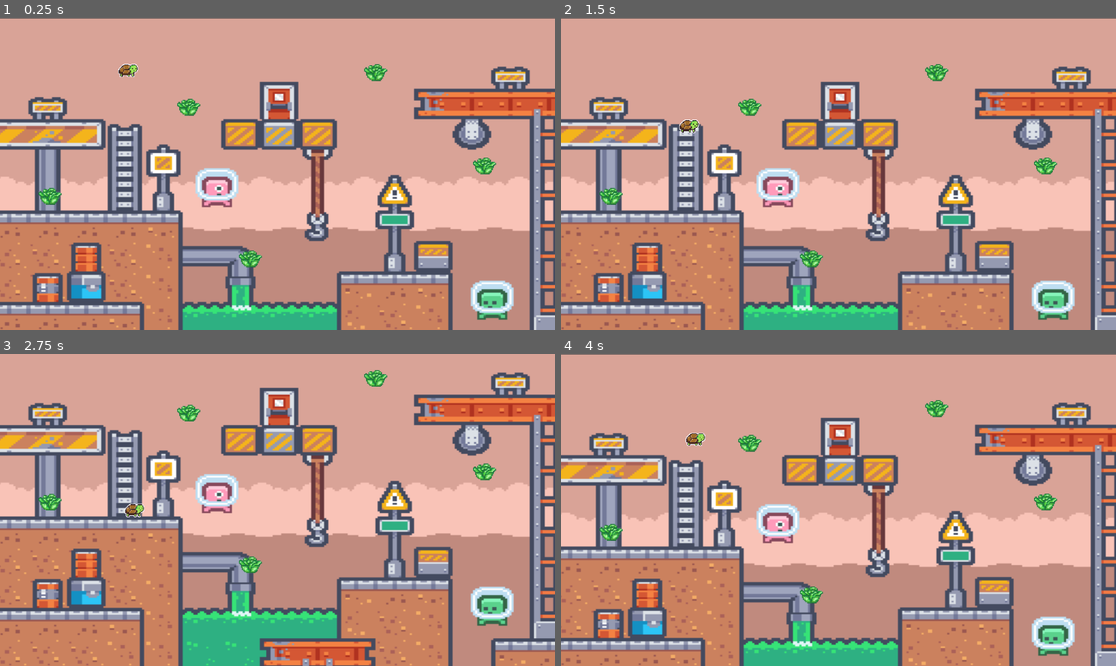
Above: before the commit, frames 1-4 (two rows, left to right).
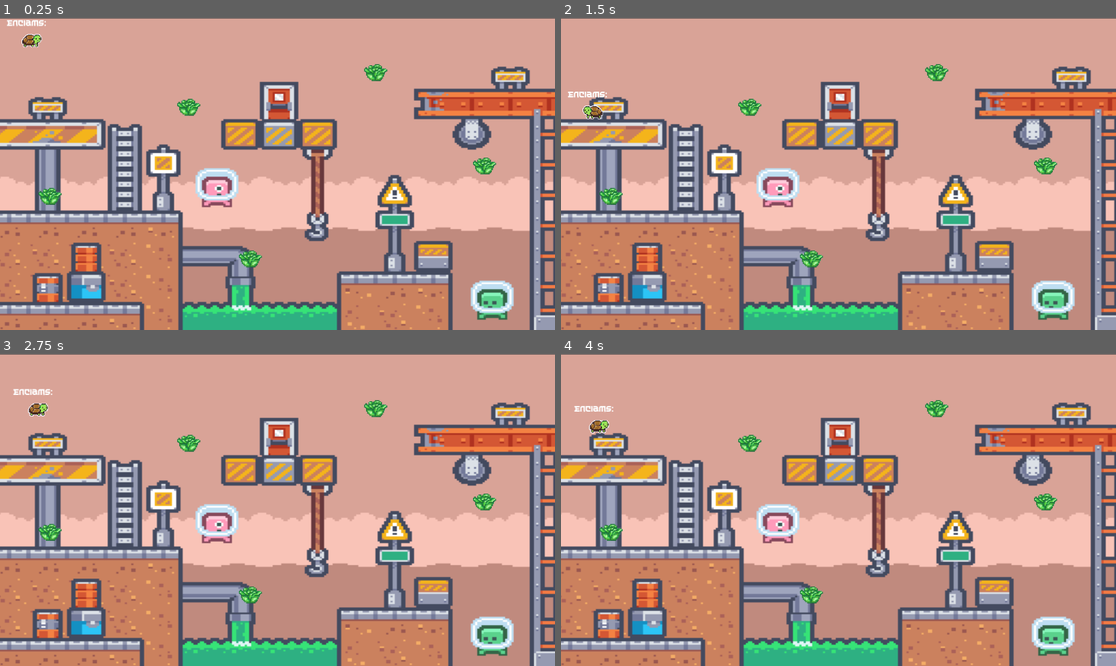
Above: after the commit, the same moments.

Repository: tumastiet11/juegazo-insano-de-tomi11bone
Game: Godot game, scene res://escenes/joc.tscn
Same seed, same stepped clock (60 frames per second), same inputs: the game is played once before the commit and once after it.
Inputs:
- Up to frame 1 (0.25 s): no input
- Up to frame 2 (1.5 s): tap Right (moure_dreta) at 0.6 s; tap Up (salta) at 0.77 s; tap Left (moure_esquerra) at 1.35 s
- Up to frame 3 (2.75 s): tap Up (salta) at 1.52 s; tap Right (moure_dreta) at 2.1 s
- Up to frame 4 (4 s): tap Left (moure_esquerra) at 2.85 s; tap Up (salta) at 3.02, 3.77 s; tap Right (moure_dreta) at 3.6 s

The runs differ from the first frame. In frame 1, 0.4% of the frame differs, in the area x 1-25%, y 0-19%; in frame 2, 0.4%; in frame 3, 53%, in the area x 0-100%, y 0-100%; in frame 4, 0.4%.

Commit message:
label final i petits canvis de moviment i posició

Diff:
--- a/caracterbodyscript.gd
+++ b/caracterbodyscript.gd
@@ -2,12 +2,16 @@
 var velocitat := 100
 var direccio := Vector2.ZERO
 var gravetat:= Vector2.DOWN * 150
-var SALT:= -150
+var SALT:= -125
 var salts_disponibles = 1
 var MAX_SALTS = 2
 var enciams = 0
+func enciams_agafats():
+	enciams+=1
+	$Label.text = "Enciams:" + "%d" % [enciams]
 func _ready() -> void:
-	position = Vector2(500,300)
+	position = Vector2(300,200)
+	$Label.text = "Enciams:"
 func _process(delta:float) -> void:
 	var mov = Input.get_axis("moure_esquerra", "moure_dreta")
 	velocity.x =  velocitat * mov
@@ -15,6 +19,10 @@
 	if Input.is_action_just_pressed("salta") and salts_disponibles>0:
 		velocity.y += SALT
 		salts_disponibles -=1
+	if mov < 0:
+		$tortuga.flip_h = true
+	if mov > 0:
+		$tortuga.flip_h = false
 
 	velocity += gravetat * delta
 	move_and_slide()
--- a/escenes/enciam.gd
+++ b/escenes/enciam.gd
@@ -1,5 +1,6 @@
 extends Area2D
-var enciams = 0
+
 
 func _on_body_entered(body):
+	body.enciams_agafats()
 	queue_free()
--- a/escenes/joc.tscn
+++ b/escenes/joc.tscn
@@ -1,7 +1,8 @@
-[gd_scene load_steps=4 format=3 uid="uid://yvblbcu7u0t5"]
+[gd_scene load_steps=5 format=3 uid="uid://yvblbcu7u0t5"]
 
 [ext_resource type="PackedScene" uid="uid://dt3diu54qch68" path="res://escenes/mapa.tscn" id="2_d4trm"]
 [ext_resource type="PackedScene" uid="uid://cdcjvm3s25mmx" path="res://escenes/tortuga.tscn" id="2_ushej"]
+[ext_resource type="FontFile" uid="uid://ht1lbpa443ri" path="res://The Last Shuriken.otf" id="3_1ppx5"]
 [ext_resource type="PackedScene" uid="uid://bvq8xjovnamv7" path="res://escenes/enciam.tscn" id="3_ushej"]
 
 [node name="joc" type="Node2D"]
@@ -17,6 +18,7 @@
 offset_top = -241.0
 offset_right = -246.0
 offset_bottom = -218.0
+theme_override_fonts/font = ExtResource("3_1ppx5")
 
 [node name="Area2D" parent="." instance=ExtResource("3_ushej")]
 position = Vector2(579, -27)
--- a/escenes/mapa.tscn
+++ b/escenes/mapa.tscn
@@ -1,6 +1,9 @@
-[gd_scene load_steps=12 format=3 uid="uid://dt3diu54qch68"]
+[gd_scene load_steps=16 format=3 uid="uid://dt3diu54qch68"]
 
 [ext_resource type="Texture2D" uid="uid://cupwppkvkgtuo" path="res://sample.png" id="1_mobww"]
+
+[sub_resource type="RectangleShape2D" id="RectangleShape2D_frx53"]
+size = Vector2(60.3753, 542.336)
 
 [sub_resource type="RectangleShape2D" id="RectangleShape2D_gqnq3"]
 size = Vector2(173.525, 39.6422)
@@ -32,6 +35,15 @@
 [sub_resource type="RectangleShape2D" id="RectangleShape2D_hyujw"]
 size = Vector2(313.935, 37.5558)
 
+[sub_resource type="RectangleShape2D" id="RectangleShape2D_v1lu4"]
+size = Vector2(77, 979)
+
+[sub_resource type="RectangleShape2D" id="RectangleShape2D_lx4y4"]
+size = Vector2(2169, 67)
+
+[sub_resource type="RectangleShape2D" id="RectangleShape2D_u8c25"]
+size = Vector2(2095.5, 64)
+
 [node name="Node2D" type="Node2D"]
 
 [node name="MapaJoc" type="Sprite2D" parent="."]
@@ -39,18 +51,21 @@
 scale = Vector2(2.22331, 1.75728)
 texture = ExtResource("1_mobww")
 
+[node name="CollisionShape2D" type="CollisionShape2D" parent="MapaJoc"]
+position = Vector2(477.389, 21.614)
+scale = Vector2(1, 1)
+shape = SubResource("RectangleShape2D_frx53")
+
 [node name="StaticBody2D" type="StaticBody2D" parent="."]
 position = Vector2(573, 365.75)
 scale = Vector2(1.25054, 1.43786)
 
 [node name="CollisionShape2D" type="CollisionShape2D" parent="StaticBody2D"]
 position = Vector2(-373.039, -86.4131)
-scale = Vector2(1, 1)
 shape = SubResource("RectangleShape2D_gqnq3")
 
 [node name="CollisionShape2D2" type="CollisionShape2D" parent="StaticBody2D"]
 position = Vector2(-309.216, 202.558)
-scale = Vector2(1, 1)
 shape = SubResource("RectangleShape2D_mobww")
 
 [node name="CollisionShape2D3" type="CollisionShape2D" parent="StaticBody2D"]
@@ -70,25 +85,35 @@
 
 [node name="CollisionShape2D6" type="CollisionShape2D" parent="StaticBody2D"]
 position = Vector2(198.034, 248.46)
-scale = Vector2(1, 1)
 shape = SubResource("RectangleShape2D_87urt")
 
 [node name="CollisionShape2D7" type="CollisionShape2D" parent="StaticBody2D"]
 position = Vector2(516.266, 289.493)
-scale = Vector2(1, 1)
 shape = SubResource("RectangleShape2D_rxdt1")
 
 [node name="CollisionShape2D8" type="CollisionShape2D" parent="StaticBody2D"]
 position = Vector2(798.437, 229.682)
-scale = Vector2(1, 1)
 shape = SubResource("RectangleShape2D_eanmc")
 
 [node name="CollisionShape2D9" type="CollisionShape2D" parent="StaticBody2D"]
 position = Vector2(1087.54, 206.035)
-scale = Vector2(1, 1)
 shape = SubResource("RectangleShape2D_ungyo")
 
 [node name="CollisionShape2D10" type="CollisionShape2D" parent="StaticBody2D"]
 position = Vector2(709.058, 4.34674)
-scale = Vector2(1, 1)
 shape = SubResource("RectangleShape2D_hyujw")
+
+[node name="CollisionShape2D11" type="CollisionShape2D" parent="StaticBody2D"]
+position = Vector2(-485.79, 62.4192)
+scale = Vector2(0.799654, 0.695478)
+shape = SubResource("RectangleShape2D_v1lu4")
+
+[node name="CollisionShape2D12" type="CollisionShape2D" parent="StaticBody2D"]
+position = Vector2(374.638, -261.674)
+scale = Vector2(0.799654, 0.695478)
+shape = SubResource("RectangleShape2D_lx4y4")
+
+[node name="CollisionShape2D13" type="CollisionShape2D" parent="StaticBody2D"]
+position = Vector2(348.849, 387.555)
+scale = Vector2(0.799654, 0.695478)
+shape = SubResource("RectangleShape2D_u8c25")
Binary file added: The Last Shuriken.otf
Not shown, added: The Last Shuriken.otf.import
Binary file added: White Beach.otf
Not shown, added: White Beach.otf.import
